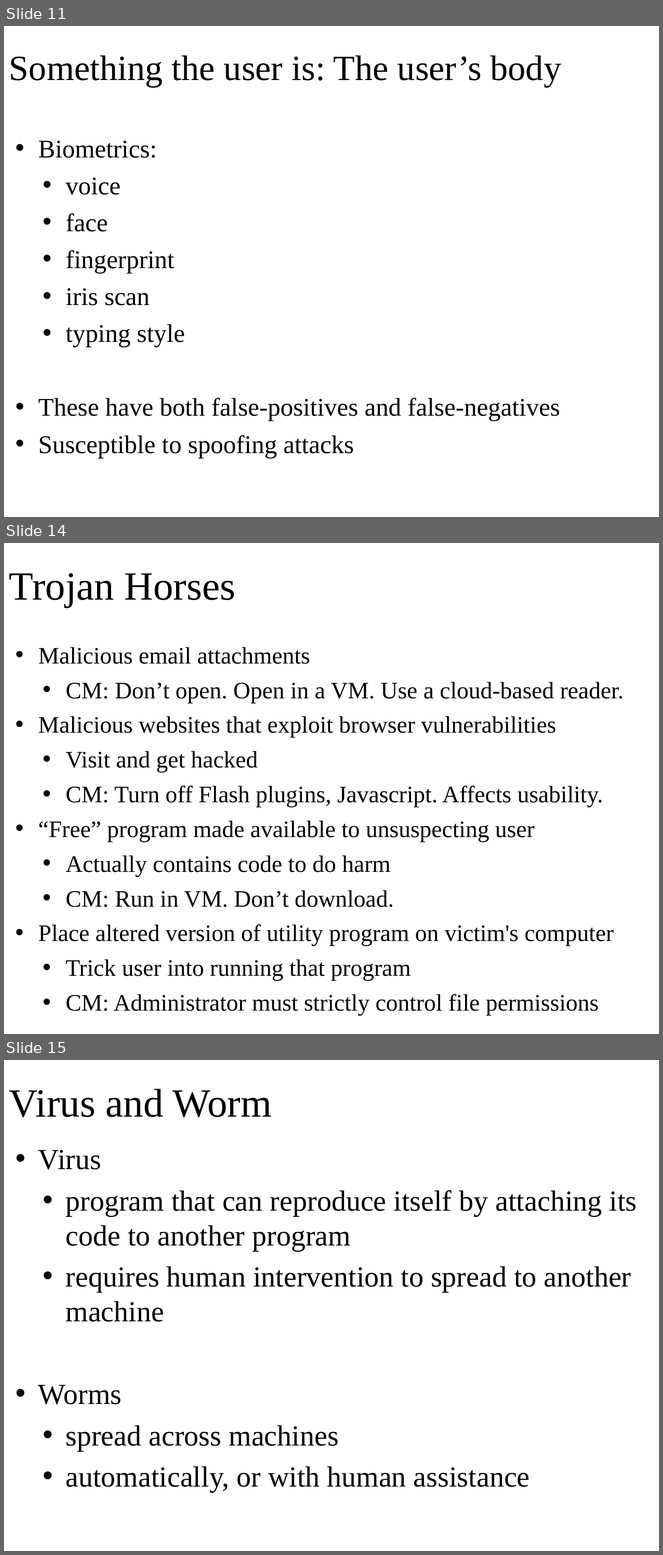
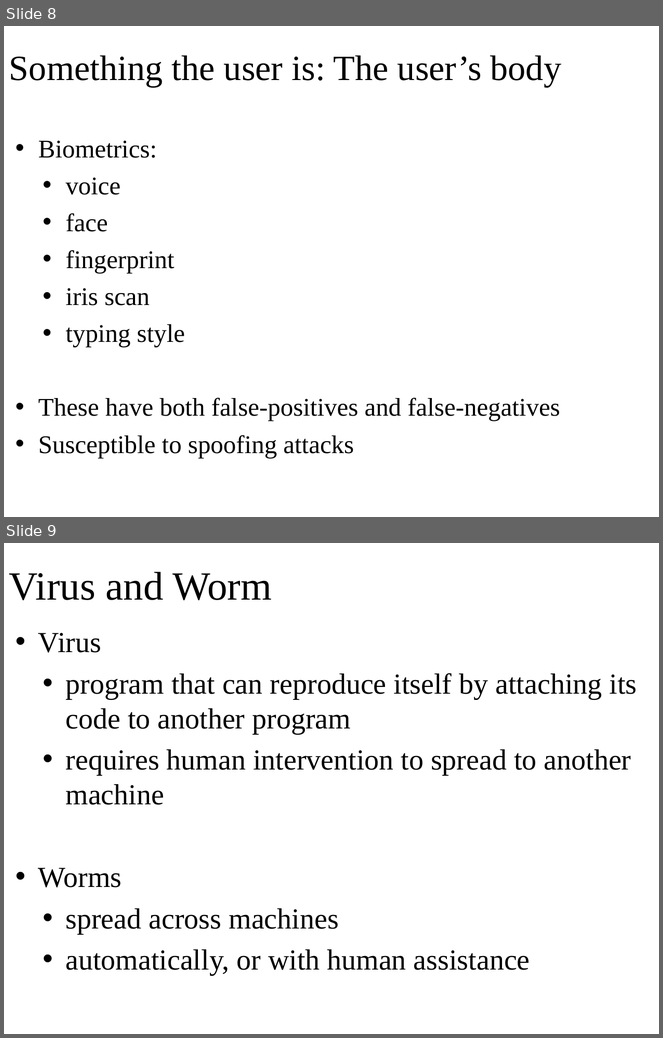
Before and after one commit to oscourse/oscourse.github.io, a slide deck: slides/security.pptx. Shown one above the other, each under a label of ours: slides 11, 14 and 15 before the commit, slides 8 and 9 after it; the slides between them are not shown. The pictures are 663x1555 and 663x1038 pixels, drawn with LibreOffice and Linux fonts; fonts in the diff are those of the drawing. Boxes give left, top, right and bottom in pixels: in the first picture for what was removed or moved away, otherwise in the second. Text is boxed around its words. In the diff, an @@ line names an element or a change of style, - is before the commit and + after.

```diff
--- a/slides/security.pptx
+++ b/slides/security.pptx
@@ slide 14 removed at (x1=4, y1=543, x2=659, y2=1034), background #FFFFFF @@
@@ title removed at (x1=9, y1=573, x2=236, y2=607) @@
-Trojan Horses
@@ text removed at (x1=38, y1=647, x2=624, y2=1016) @@
-• Malicious email attachments
-  • CM: Don’t open. Open in a VM. Use a cloud-based reader.
-• Malicious websites that exploit browser vulnerabilities
-  • Visit and get hacked
-  • CM: Turn off Flash plugins, Javascript. Affects usability.
-• “Free” program made available to unsuspecting user
-  • Actually contains code to do harm
-  • CM: Run in VM. Don’t download.
-• Place altered version of utility program on victim's computer
-  • Trick user into running that program
-  • CM: Administrator must strictly control file permissions
@@ what was slide 11 is now slide 8 @@
@@ what was slide 15 is now slide 9 @@
```
Also in this commit, not shown: 4 slides changed, 6 other slides removed, 2 other files.
